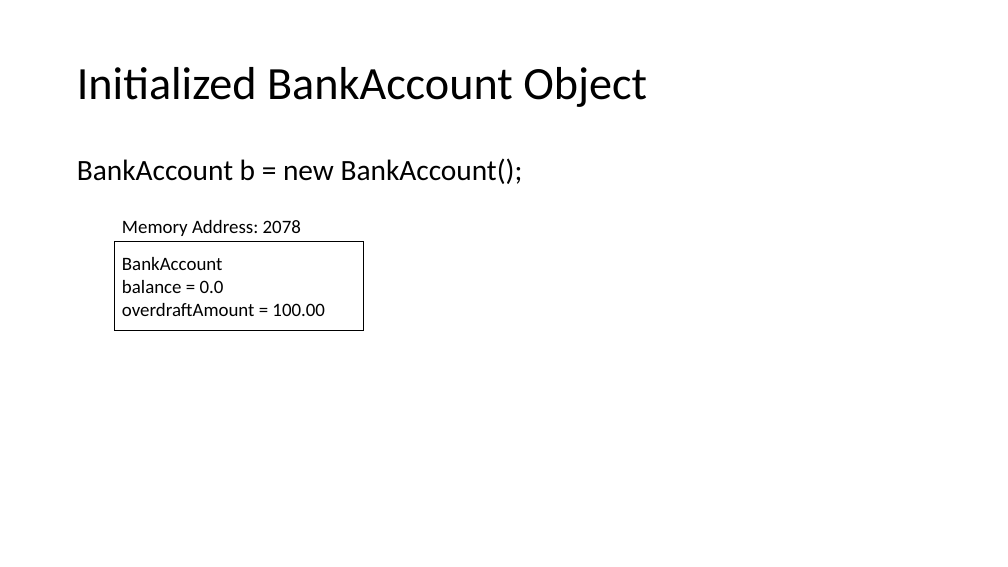
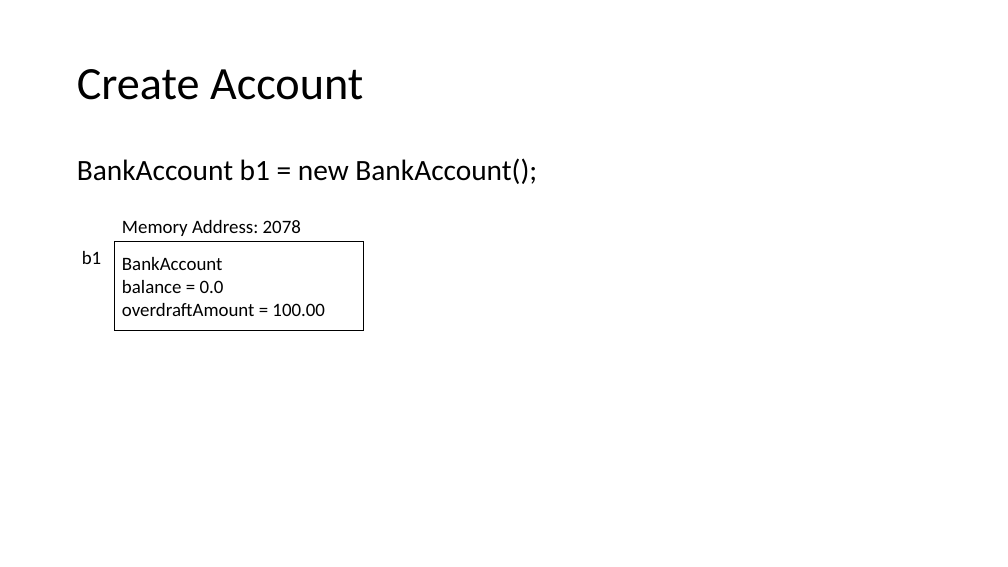
Before and after one commit to CPSC-233-Group-2018/Assignments, a slide deck: slide 2 of Assignment 2/Tracing Powerpoint.pptx. Drawn at 1008x567 pixels with LibreOffice and Linux fonts; fonts in the diff are those of the drawing. Boxes give left, top, right and bottom in pixels: in the first picture for what was removed or moved away, otherwise in the second. Text is boxed around its words. In the diff, an @@ line names an element or a change of style, - is before the commit and + after.

```diff
--- a/Assignment 2/Tracing Powerpoint.pptx
+++ b/Assignment 2/Tracing Powerpoint.pptx
@@ title at (77, 69, 363, 100): text changed @@
-Initialized BankAccount Object
+Create Account
@@ text at (77, 158, 537, 184): text changed @@
-BankAccount b = new BankAccount();
+BankAccount b1 = new BankAccount();
@@ text added at (82, 251, 101, 264), 18 pt, text #000000 @@
+b1
```
Also in this commit, not shown: 2 other slides changed, 2 slides added.
